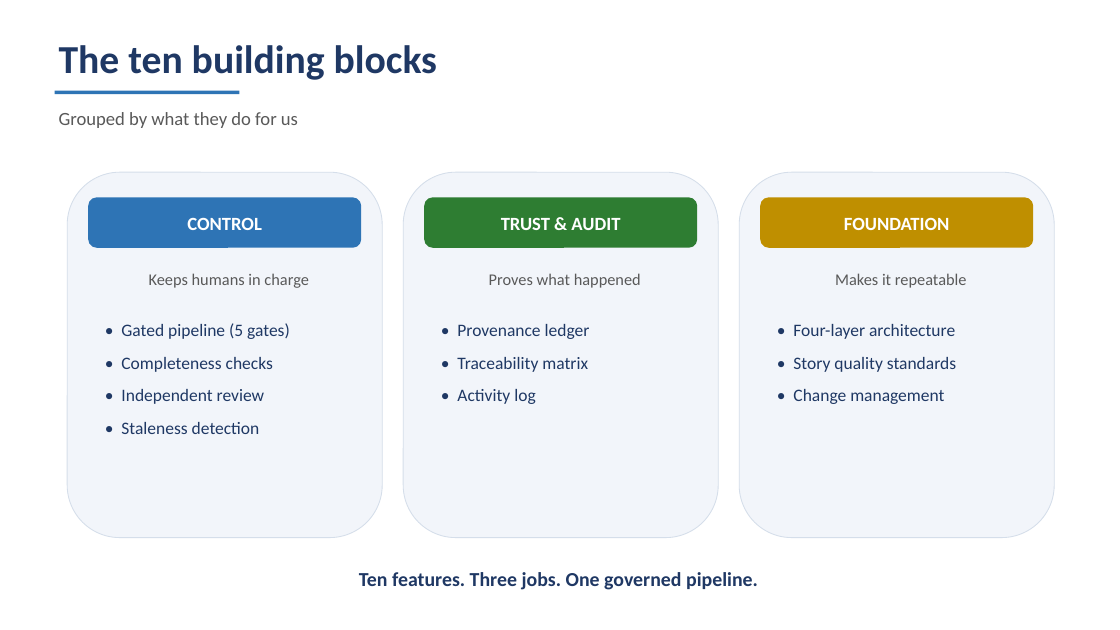
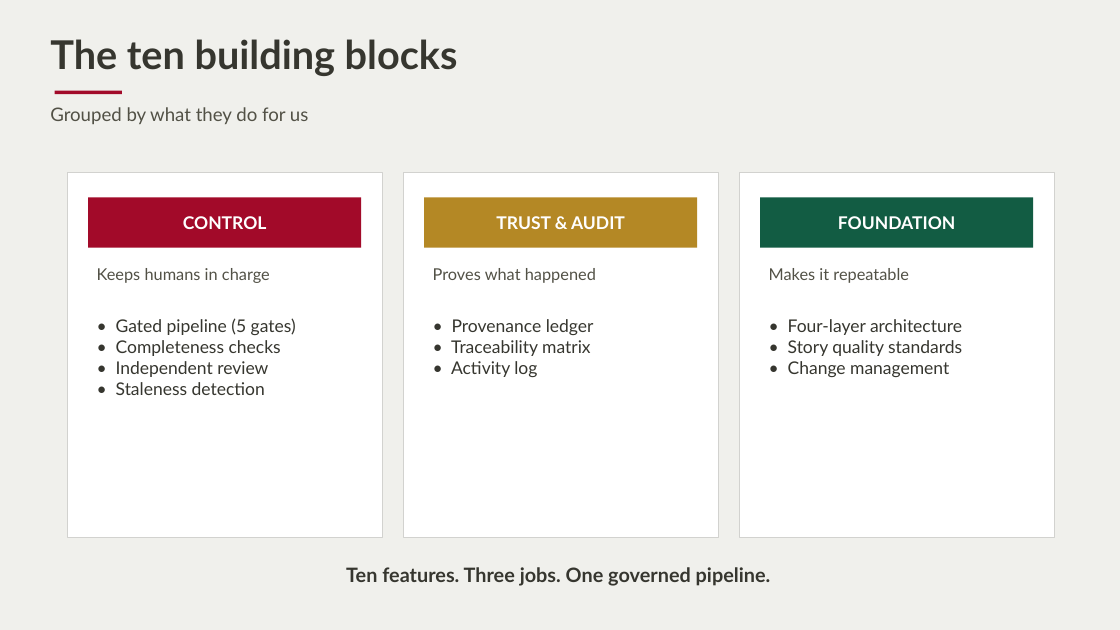
Before and after one commit to AlanLands/ams-s7-demo, a slide deck: slide 6 of docs/s7-leadership-overview.pptx. Drawn at 1120x630 pixels with LibreOffice and Linux fonts; fonts in the diff are those of the drawing. Boxes give left, top, right and bottom in pixels: in the first picture for what was removed or moved away, otherwise in the second. Text is boxed around its words. In the diff, an @@ line names an element or a change of style, - is before the commit and + after.

```diff
--- a/docs/s7-leadership-overview.pptx
+++ b/docs/s7-leadership-overview.pptx
@@ rectangle added at [0,0,1120,630], fill #F0F0EC @@
@@ text "The ten building blocks" at [50,39,458,76]: font Calibri to Lato, text colour #1F3864 to #36362F; less space between paragraphs @@
@@ text "Grouped by what they do ..." at [50,107,308,124]: font Calibri to Lato, text colour #595959 to #525146; less space between paragraphs @@
@@ rectangle removed at [55,91,239,94] @@
@@ rectangle added at [55,91,122,94], fill #A20A29 @@
@@ rounded rectangle removed at [67,172,382,538] @@
@@ rectangle added at [67,172,382,538], fill #FFFFFF, outline #D2D2CF 1 pt @@
@@ rounded rectangle removed at [403,172,718,538] @@
@@ rectangle added at [403,172,718,538], fill #FFFFFF, outline #D2D2CF 1 pt @@
@@ rounded rectangle removed at [739,172,1054,538] @@
@@ rectangle added at [739,172,1054,538], fill #FFFFFF, outline #D2D2CF 1 pt @@
@@ text "CONTROL" at [183,216,267,229]: size 16 to 15 pt, font Calibri to Lato; fill #2E74B5 to none @@
@@ rectangle added at [88,197,361,248], fill #A20A29 @@
@@ text "TRUST & AUDIT" at [496,216,625,229]: size 16 to 15 pt, font Calibri to Lato; fill #2E7D32 to none @@
@@ rectangle added at [424,197,697,248], fill #B48825 @@
@@ 3 texts: place and size @@
-3 texts at [88,197,1033,248]
+3 texts at [183,216,955,229]
@@ text "FOUNDATION" at [838,216,955,229]: size 16 to 15 pt, font Calibri to Lato; fill #BF8F00 to none @@
@@ rectangle added at [760,197,1033,248], fill #125C43 @@
@@ font Calibri to Lato, text colour #595959 to #525146; alignment centre to left; less space between paragraphs in 3 elements at [97,268,270,283], [433,268,596,283], [769,268,909,283] @@
@@ font Calibri to Lato, text colour #1F3864 to #36362F; indent changed; less space between paragraphs in 3 elements at [116,318,296,395], [451,319,594,377], [788,319,962,377] @@
@@ text "Ten features. Three jobs. One ..." at [346,567,771,586]: font Calibri to Lato, text colour #1F3864 to #36362F; less space between paragraphs @@
```
Also in this commit, not shown: 7 other slides changed, 18 other files.
